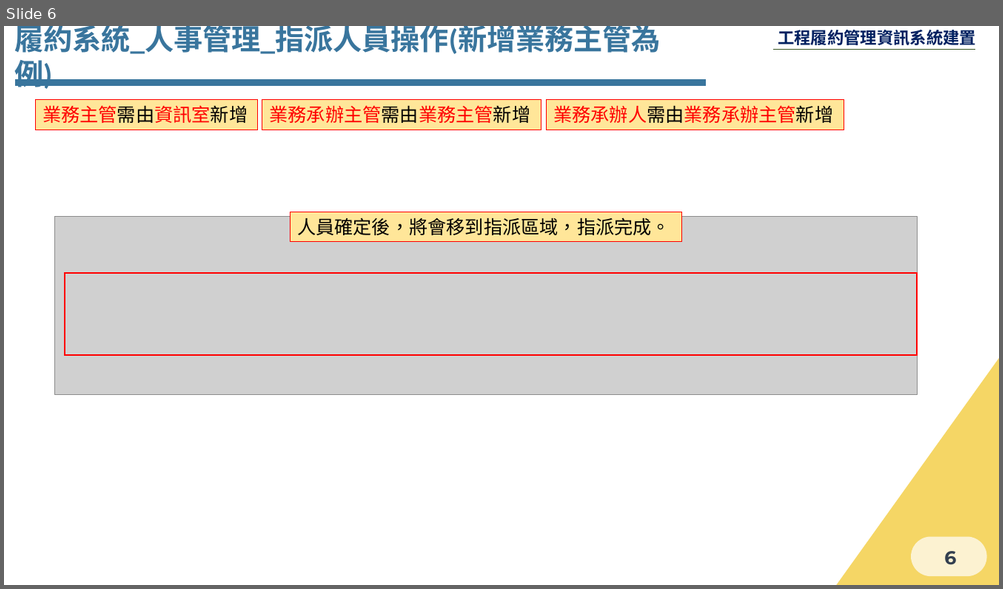
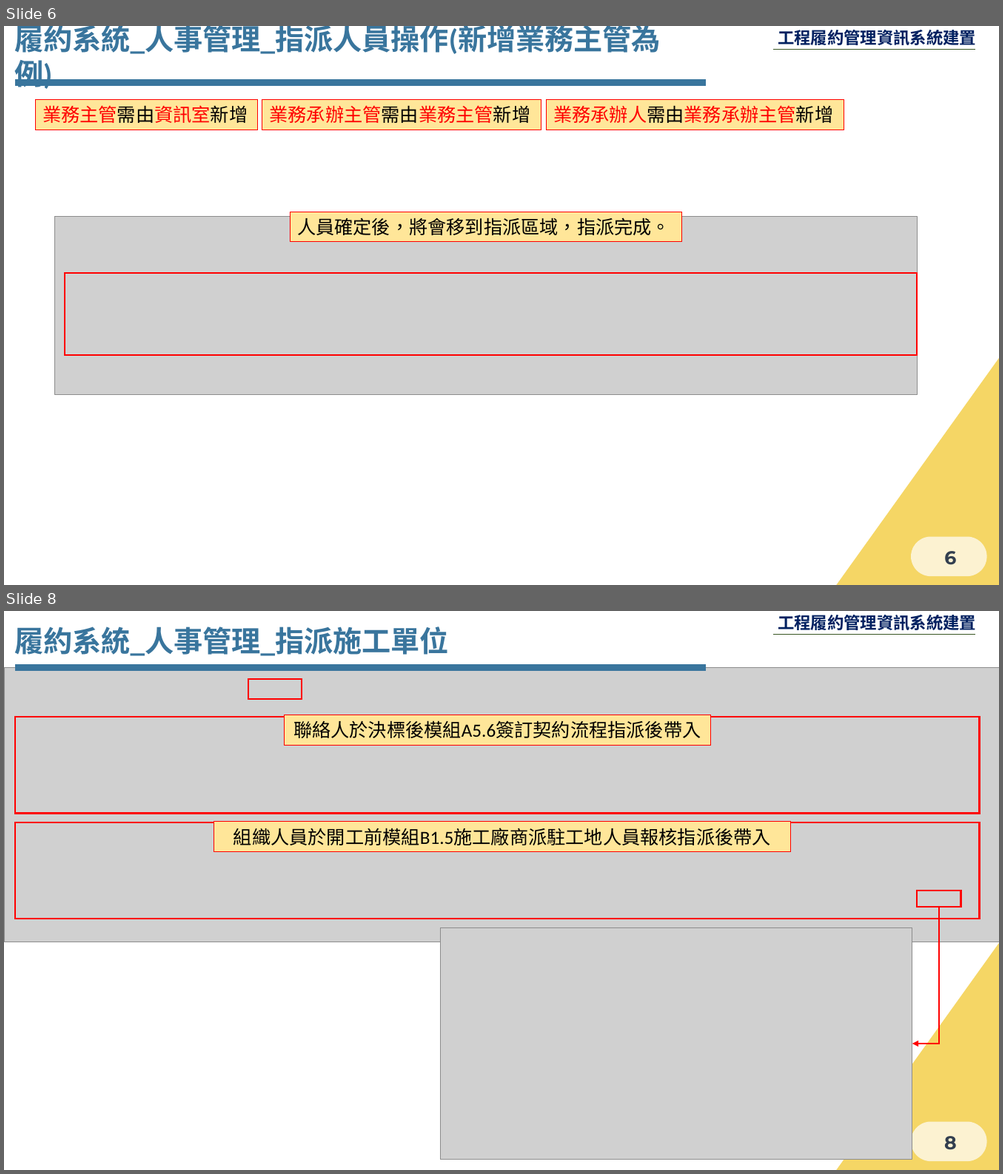
Before and after one commit to Menigo/SunriseDocument, a slide deck: 人事管理.pptx. Shown one above the other, each under a label of ours: slide 6 before the commit, slides 6 and 8 after it; the slides between them are not shown. The pictures are 1003x589 and 1003x1174 pixels, drawn with LibreOffice and Linux fonts; fonts in the diff are those of the drawing; grey boxes stand for pictures; background and template pictures are left out. Boxes give left, top, right and bottom in pixels: in the first picture for what was removed or moved away, otherwise in the second. Text is boxed around its words. In the diff, an @@ line names an element or a change of style, - is before the commit and + after.

Commit message:
202201241200
202201241200

```diff
--- a/人事管理.pptx
+++ b/人事管理.pptx
@@ slide 8 added at (4,611,999,1170), background #FFFFFF; not listed: 8 template elements that a slide beside it also shows @@
@@ text added at (14,627,449,656), 28 pt, text #39759D, bold @@
+履約系統_人事管理_指派施工單位
@@ picture added at (5,668,999,943) @@
@@ line added from (15, 668) to (706, 668), #39759D 6 pt @@
@@ rectangle added at (249,679,301,699), outline #FF0000 1.5 pt @@
@@ rectangle added at (15,717,979,814), outline #FF0000 1.5 pt @@
@@ rectangle added at (284,715,711,744), fill #FFE699, outline #FF0000 0.75 pt, 18 pt, text #000000 @@
+聯絡人於決標後模組A5.6簽訂契約流程指派後帶入
@@ rectangle added at (15,823,979,920), outline #FF0000 1.5 pt @@
@@ rectangle added at (213,822,791,852), fill #FFE699, outline #FF0000 0.75 pt, 18 pt, text #000000 @@
+組織人員於開工前模組B1.5施工廠商派駐工地人員報核指派後帶入
@@ rectangle added at (916,891,961,906), outline #FF0000 1.5 pt @@
@@ elbow arrow added from (939, 906) to (912, 1044), #FF0000 1 pt @@
@@ picture added at (441,928,912,1160) @@
```
Also in this commit, not shown: 4 other slides added.
